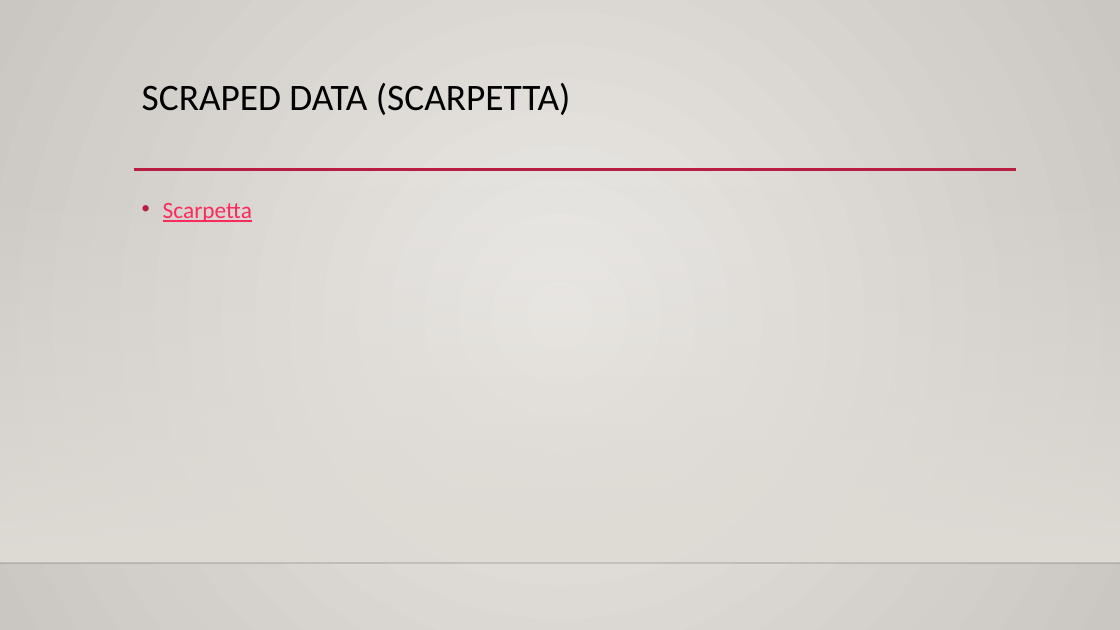
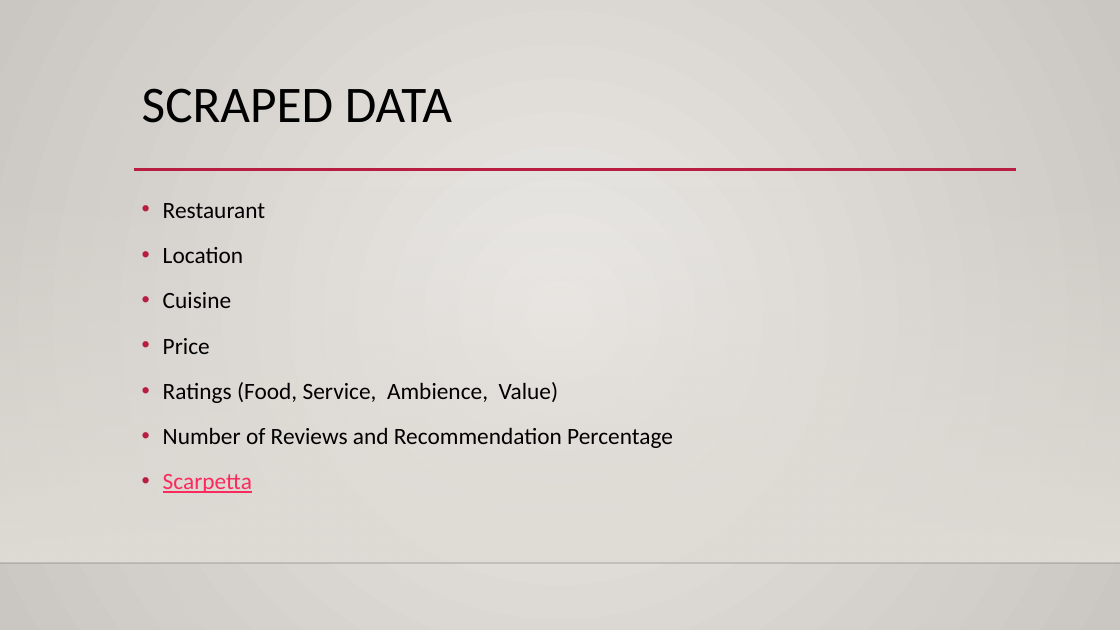
Before and after one commit to qnguyen793/Web_Scraping_Project, a slide deck: slide 5 of Open Table Presentation.pptx. Drawn at 1120x630 pixels with LibreOffice and Linux fonts; fonts in the diff are those of the drawing; background and template pictures are left out. Boxes give left, top, right and bottom in pixels: in the first picture for what was removed or moved away, otherwise in the second. Text is boxed around its words. In the diff, an @@ line names an element or a change of style, - is before the commit and + after.

Commit message:
Data analysis in jupyter notebook and made powerpoint

```diff
--- a/Open Table Presentation.pptx
+++ b/Open Table Presentation.pptx
@@ title at [142,88,452,123]: text changed; size 32 to 44 pt @@
-SCRAPED DATA (SCARPETTA)
+SCRAPED DATA
@@ text at [163,203,673,448]: paragraphs added @@
+• Restaurant
+• Location
+• Cuisine
+• Price
+• Ratings (Food, Service, Ambience, Value)
+• Number of Reviews and Recommendation Percentage
```
Also in this commit, not shown: 3 other slides changed, 10 slides added, 4 slides removed, 9 other files.
